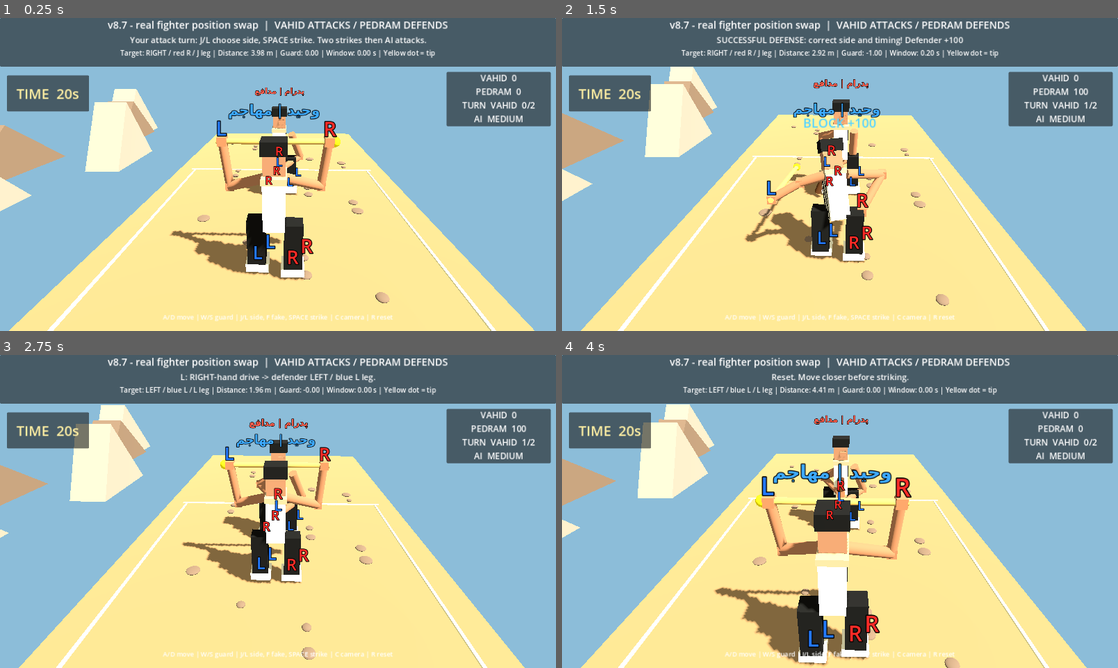
Above: before the commit, frames 1-4 (two rows, left to right).
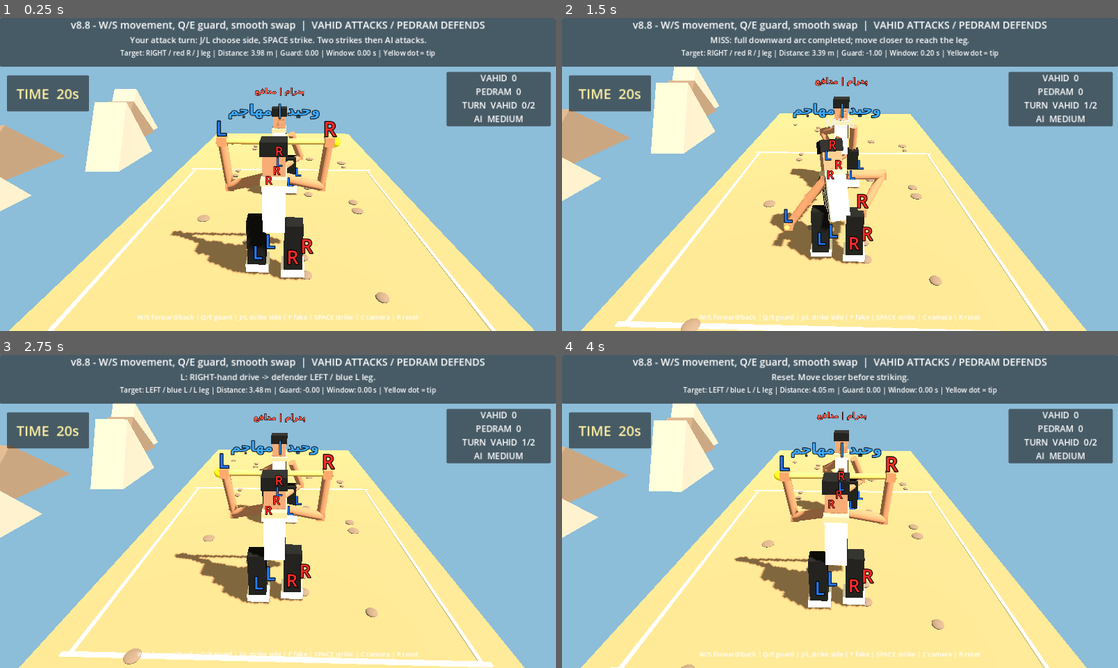
Above: after the commit, the same moments.

Repository: vahidainima-prog/tarke-darak-game
Game: Godot game, scene res://main.tscn
Two runs of this game, one before a commit and one after it. Both use one fixed random seed, a clock stepped at 60 frames per second and the inputs below.
Inputs:
- Up to frame 1 (0.25 s): no input
- Up to frame 2 (1.5 s): tap Enter at 0.5 s; hold D 0.53-1.28 s; tap Q at 0.6 s; tap Space at 0.77, 1.07 s; tap E at 0.8, 1.35 s; hold S from 1.28 s (still down)
- Up to frame 3 (2.75 s): tap Space at 1.52, 1.82 s; tap J at 1.55, 2.1 s; release S at 2.03 s; hold D from 2.03 s (still down); tap L at 2.3 s
- Up to frame 4 (4 s): release D at 2.78 s; hold W 2.78-3.53 s; tap L at 2.85 s; tap Space at 3.02, 3.32, 3.77 s; tap F at 3.05, 3.6 s; hold A from 3.53 s (still down); tap R at 3.8 s

The runs differ from the first frame. In frame 1, 1.5% of the frame differs, in the area x 12-88%, y 0-97%; in frame 2, 8.2%; in frame 3, 14%; in frame 4, 16%, in the area x 0-88%, y 0-100%.

Commit message:
v8.8: camera-relative W/S movement, Q/E defense and timed smooth fighter swaps

Diff:
--- a/tarke_darak_godot_v2/main.gd
+++ b/tarke_darak_godot_v2/main.gd
@@ -2,10 +2,11 @@
 
 # Godot 4.x — visual mechanics test. Side camera looks along -Z.
 # Feint depth: negative Z is BEHIND the attacker; positive Z is IN FRONT.
-const BUILD_LABEL := "v8.7 - real fighter position swap"
+const BUILD_LABEL := "v8.8 - W/S movement, Q/E guard, smooth swap"
 const DEF_X := 1.55
 const STRIKES_PER_TURN := 2
 const STRIKE_TIME_LIMIT := 20.0
+const SWAP_DURATION := 1.15
 const AI_DIFFICULTY := "MEDIUM"
 const ARENA_LEFT := -4.30
 const ARENA_RIGHT := 3.30
@@ -72,6 +73,9 @@
 var ai_fake_wait := 0.0
 var ai_fake_used := false
 var strike_time_left := STRIKE_TIME_LIMIT
+var swap_time := 0.0
+var swap_attacker_from := Vector3.ZERO
+var swap_defender_from := Vector3.ZERO
 var ai_step_target := 2.10
 var ai_step_wait := 0.0
 var status: Label
@@ -373,7 +377,7 @@
 	impact_banner.visible = false
 	layer.add_child(impact_banner)
 	var footer := Label.new()
-	footer.text = "A/D move | W/S guard | J/L side, F fake, SPACE strike | C camera | R reset"
+	footer.text = "W/S forward/back | Q/E guard | J/L strike side | F fake | SPACE strike | C camera | R reset"
 	footer.set_anchors_preset(Control.PRESET_BOTTOM_WIDE)
 	footer.offset_top = -43
 	footer.horizontal_alignment = HORIZONTAL_ALIGNMENT_CENTER
@@ -416,6 +420,7 @@
 			KEY_TAB:
 				say("Turns change automatically after two strikes. Press R to restart.")
 			KEY_R:
+				swap_time = 0.0
 				defending = false
 				# Restore Vahid to the left attack role on reset.
 				if attacker.name != "Vahid":
@@ -460,29 +465,29 @@
 				defender_out_penalized = false
 				say("Reset. Move closer before striking.")
 			KEY_J:
-				if not defending and not pending_turn_change and swing < 0.0 and recovery < 0.0:
+				if not defending and swap_time <= 0.0 and not pending_turn_change and swing < 0.0 and recovery < 0.0:
 					strike_side = 1
 					feint_target = -0.60
 					say("J: LEFT-hand drive -> defender RIGHT / red R leg.")
 			KEY_L:
-				if not defending and swing < 0.0 and recovery < 0.0:
+				if not defending and swap_time <= 0.0 and swing < 0.0 and recovery < 0.0:
 					strike_side = -1
 					feint_target = FEINT_DEPTH_LIMIT
 					say("L: RIGHT-hand drive -> defender LEFT / blue L leg.")
 			KEY_F:
-				if not defending and not pending_turn_change and swing < 0.0 and recovery < 0.0 and fake_cooldown <= 0.0:
+				if not defending and swap_time <= 0.0 and not pending_turn_change and swing < 0.0 and recovery < 0.0 and fake_cooldown <= 0.0:
 					fake_timer = 0.48
 					fake_cooldown = 1.10
 					say("FEINT! A fake windup with no hit. Follow with SPACE.")
-			KEY_W, KEY_S:
-				if defending and guard_cooldown <= 0.0:
-					guard_side = 1 if event.keycode == KEY_W else -1
+			KEY_Q, KEY_E:
+				if defending and swap_time <= 0.0 and guard_cooldown <= 0.0:
+					guard_side = 1 if event.keycode == KEY_Q else -1
 					guard_target = float(guard_side)
 					guard_window = 0.58
 					guard_cooldown = 0.48
 					say("Darak: LEFT / blue L" if guard_side > 0 else "Darak: RIGHT / red R")
 			KEY_SPACE:
-				if not defending and not pending_turn_change and swing < 0.0 and recovery < 0.0 and opponent_delay < 0.0 and fake_timer <= 0.0:
+				if not defending and swap_time <= 0.0 and not pending_turn_change and swing < 0.0 and recovery < 0.0 and opponent_delay < 0.0 and fake_timer <= 0.0:
 					start_swing()
 
 func show_impact(message: String, color: Color) -> void:
@@ -511,6 +516,9 @@
 func change_turn() -> void:
 	pending_turn_change = false
 	strikes_used = 0
+	swap_attacker_from = defender.position
+	swap_defender_from = attacker.position
+	swap_time = SWAP_DURATION
 	defending = not defending
 	# Exchange the actual fighter nodes between physical roles. The attack
 	# and defense animations still use the left/right role coordinates.
@@ -533,7 +541,7 @@
 	ai_attack_wait = 1.15
 	ai_fake_used = false
 	ai_step_wait = 0.0
-	say("YOUR DEFENSE TURN: W/S guard against AI." if defending else "YOUR ATTACK TURN: J/L choose side, SPACE strike.")
+	say("YOUR DEFENSE TURN: Q/E guard, W/S move." if defending else "YOUR ATTACK TURN: J/L side, SPACE strike, W/S move.")
 
 
 func start_swing() -> void:
@@ -779,7 +787,7 @@
 		# Follow the character the player currently controls.
 		# During attack, camera looks along +X from behind the attacker.
 		# During defense, it looks along -X from behind the defender.
-		var controlled_x: float = defender_x if defending else attack_x
+		var controlled_x: float = defender.position.x if defending else attacker.position.x
 		var facing: float = -1.0 if defending else 1.0
 		target_position = Vector3(controlled_x - facing * 4.55, 4.15, 0.18)
 		target_focus = Vector3(controlled_x + facing * 1.95, 1.00, 0.0)
@@ -791,6 +799,14 @@
 
 
 func _physics_process(delta: float) -> void:
+	if swap_time > 0.0:
+		swap_time = maxf(0.0, swap_time - delta)
+		update_visuals()
+		var progress := smoothstep(0.0, 1.0, 1.0 - swap_time / SWAP_DURATION)
+		attacker.position = swap_attacker_from.lerp(Vector3(attack_x, 0.0, 0.0), progress)
+		defender.position = swap_defender_from.lerp(Vector3(defender_x, 0.0, 0.0), progress)
+		update_camera(delta)
+		return
 	var previous_guard := guard_ends()
 	fake_timer = maxf(0.0, fake_timer - delta)
 	fake_cooldown = maxf(0.0, fake_cooldown - delta)
@@ -824,17 +840,15 @@
 				say("Time expired: one strike lost. Next chance!")
 	var before_attack := attack_x
 	var before_defender := defender_x
-	if swing < 0.0 and recovery < 0.0 and not defending and not pending_turn_change:
-		if Input.is_key_pressed(KEY_D) or Input.is_key_pressed(KEY_RIGHT):
-			attack_x = minf(minf(MAX_X, defender_x - MIN_FIGHTER_GAP), attack_x + 2.0 * delta)
-		if Input.is_key_pressed(KEY_A) or Input.is_key_pressed(KEY_LEFT):
-			attack_x = maxf(MIN_X, attack_x - 2.0 * delta)
+	if swing < 0.0 and recovery < 0.0 and not pending_turn_change:
+		# W always advances toward the opponent, S always retreats,
+		# independent of which side of the arena Vahid occupies.
+		var move_axis := float(Input.is_key_pressed(KEY_W) or Input.is_key_pressed(KEY_UP)) - float(Input.is_key_pressed(KEY_S) or Input.is_key_pressed(KEY_DOWN))
+		if not defending:
+			attack_x = clampf(attack_x + move_axis * 2.0 * delta, MIN_X, minf(MAX_X, defender_x - MIN_FIGHTER_GAP))
+		else:
+			defender_x = clampf(defender_x - move_axis * 1.8 * delta, maxf(DEFENDER_MIN_X, attack_x + MIN_FIGHTER_GAP), DEFENDER_MAX_X)
 	if defending:
-		# In defense mode A/D move the defender; never allow bodies to overlap.
-		if Input.is_key_pressed(KEY_A) or Input.is_key_pressed(KEY_LEFT):
-			defender_x = maxf(maxf(DEFENDER_MIN_X, attack_x + MIN_FIGHTER_GAP), defender_x - 1.8 * delta)
-		if Input.is_key_pressed(KEY_D) or Input.is_key_pressed(KEY_RIGHT):
-			defender_x = minf(DEFENDER_MAX_X, defender_x + 1.8 * delta)
 		guard_window = maxf(0.0, guard_window - delta)
 		guard_cooldown = maxf(0.0, guard_cooldown - delta)
 		if guard_window <= 0.0:
